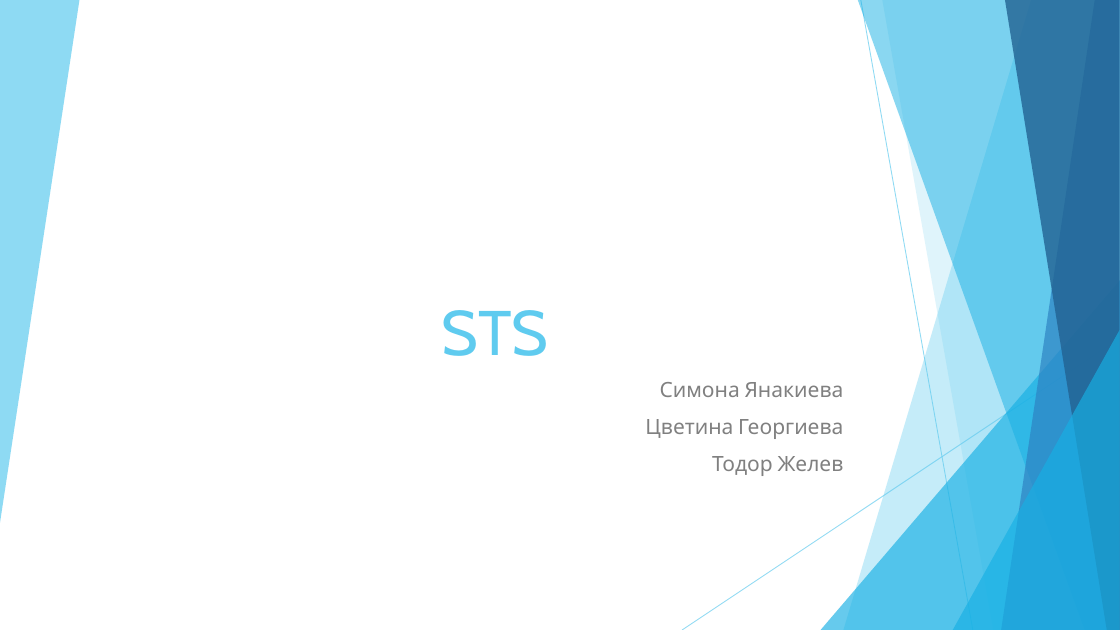
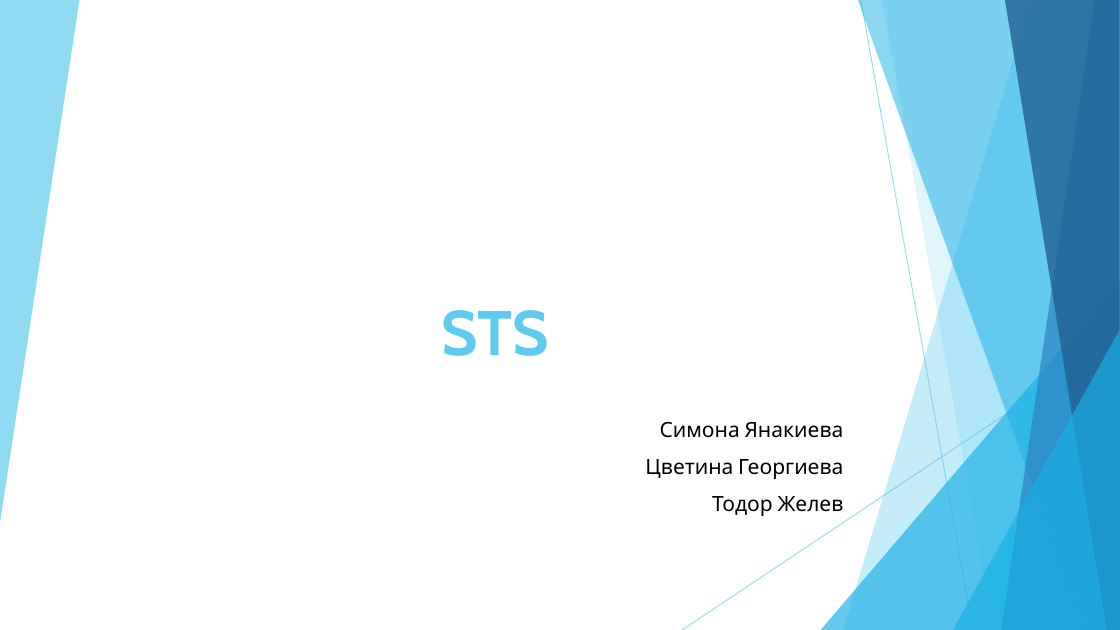
Before and after one commit to todorzhelev/STS, a slide deck: slide 1 of presentation/PresentationFinal.pptx. Drawn at 1120x630 pixels with LibreOffice and Linux fonts; fonts in the diff are those of the drawing. Boxes give left, top, right and bottom in pixels: in the first picture for what was removed or moved away, otherwise in the second. Text is boxed around its words. In the diff, an @@ line names an element or a change of style, - is before the commit and + after.

```diff
--- a/presentation/PresentationFinal.pptx
+++ b/presentation/PresentationFinal.pptx
@@ title "STS" at (441, 310, 549, 356): bold on @@
@@ subtitle "Симона Янакиева": place and size @@
-subtitle "Симона Янакиева" at (645, 382, 844, 476)
+subtitle "Симона Янакиева" at (645, 422, 844, 516)
@@ subtitle "Симона Янакиева" at (645, 422, 844, 516): text colour #808080 to #000000 @@
```
Also in this commit, not shown: 1 slide added.
